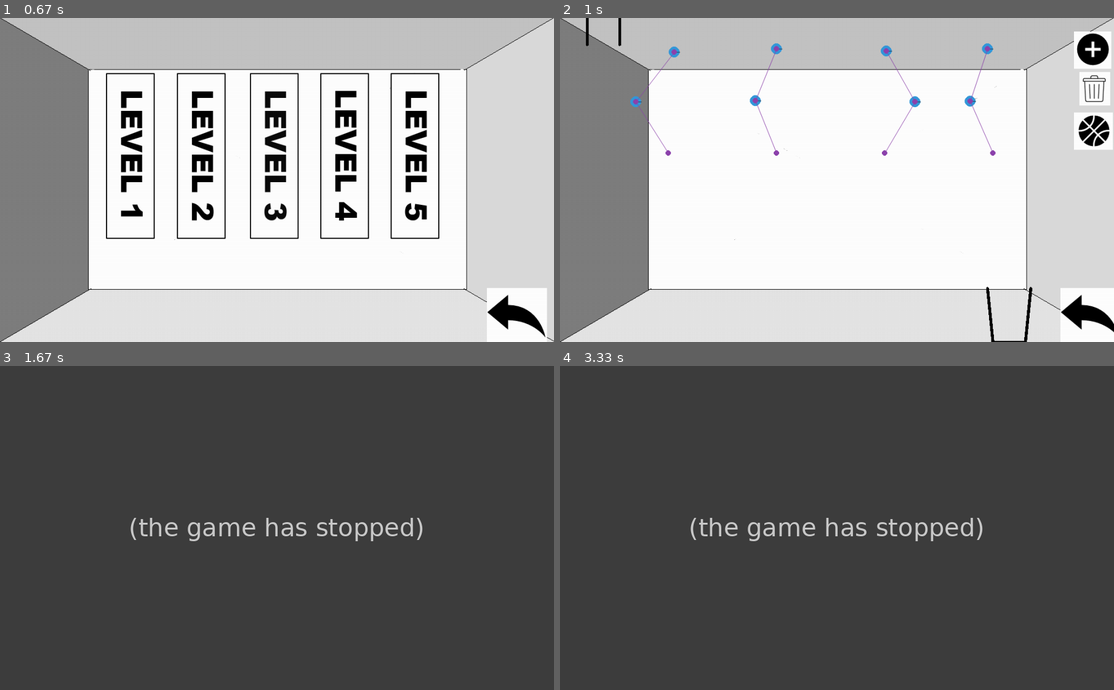
Above: before the commit, frames 1-4 (two rows, left to right).
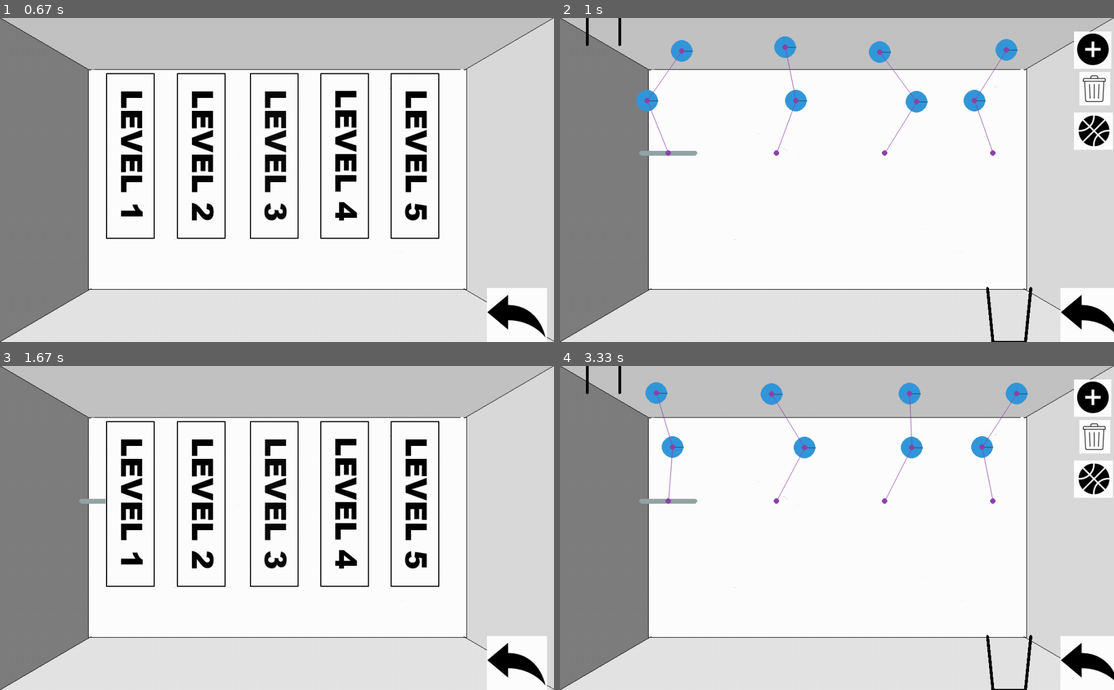
Above: after the commit, the same moments.

Repository: Okto3/pygame-project
Game: pygame game, started from pymunk tests.py
The game is run twice, just before and just after one commit, with the same random seed, the same clock (stepped at 60 frames per second) and the same inputs.
Inputs (mouse positions are in pixels of both pictures, inside the frame that each line leads up to):
- Up to frame 1 (0.67 s): press the mouse at (171, 261) at 0.37 s; move the mouse to (210, 176) at 0.47 s; release the mouse at (254, 92) at 0.6 s
- Up to frame 2 (1 s): click (892, 202) at 0.72 s
- Up to frame 3 (1.67 s): click (531, 489) at 1.05 s; press the mouse at (526, 664) at 1.37 s; move the mouse to (404, 537) at 1.47 s; release the mouse at (282, 411) at 1.6 s
- Up to frame 4 (3.33 s): click (975, 505) at 1.72 s; press the mouse at (1086, 664) at 2.03 s; move the mouse to (870, 631) at 2.13 s; release the mouse at (648, 599) at 2.27 s; press the mouse at (831, 505) at 2.37 s; move the mouse to (792, 563) at 2.47 s; release the mouse at (753, 621) at 2.6 s; click (1086, 664) at 2.72 s; press the mouse at (903, 502) at 3.2 s; move the mouse to (792, 502) at 3.3 s

Frame 1 is identical in both runs. In frame 2, 2.2% of the frame differs, in the area x 12-83%, y 5-43%; in frame 3, 99%; in frame 4, 100%, in the area x 0-100%, y 0-100%.
Error before the commit: AttributeError: 'Body' object has no attribute '_locked' (pymunk tests.py line 545); the game stopped at 1.37 s (later frames are placeholders)

Commit message:
pendulums but can be dragged

Diff:
--- a/pendulumTests.py
+++ b/pendulumTests.py
@@ -10,8 +10,8 @@
 
 
 b0 = space.static_body
-segment = pymunk.Segment(b0, (0, 600), (640, 600), 4)
-segment.elasticity = 1
+##segment = pymunk.Segment(b0, (0, 600), (640, 600), 4)
+#segment.elasticity = 1
 
 body = pymunk.Body(mass=1, moment=10)
 body.position = (100, 100)
@@ -24,7 +24,7 @@
 joint = pymunk.constraints.PinJoint(b0, body, (200, 200))
 joint2 = pymunk.constraints.PinJoint(body2,body)
 
-space.add(body, circle, segment, joint,body2,joint2,circle2)
+space.add(body, circle, joint,body2,joint2,circle2)
 
 
 
@@ -35,8 +35,7 @@
             running = False
 
         if event.type == pygame.KEYDOWN:
-            print('yes')
-            space.remove(body,circle,segment,joint,body2,joint2,circle2)
+            space.remove(body,circle,joint,body2,joint2,circle2)
 
     screen.fill((255,255,255))
     space.debug_draw(draw_options)
--- a/pymunk tests.py
+++ b/pymunk tests.py
@@ -31,12 +31,7 @@
         self.platformList = []
         self.spikesList = []
         self.walls = []
-        self.pendulum1Objects = []
-        self.pendulumLists = []
-        self.gears = []
-        self.pendulumBalls = []
-
-        self.pendulumStrings = []
+        self.pendulumObjects = []
 
 
 
@@ -124,13 +119,14 @@
                     self.level2Button.move_ip(325,100)
                     self.level3Button.move_ip(460,100)
                     self.level4Button.move_ip(590,100)
+                    self.level5Button.move_ip(720,100)
 
                     self.screen.blit(self.backImage, (900,500))
                     self.backButton = self.backImage.get_rect()
                     self.backButton.move_ip(900,500)
 
 
-                if self.gameState == 3 or self.gameState == 5 or self.gameState == 7 or self.gameState == 9:
+                if self.gameState == 3 or self.gameState == 5 or self.gameState == 7 or self.gameState == 9 or self.gameState == 11:
 
                     self.screen.blit(self.newPlatformImage, (950,25))
                     self.newPlatformButton = self.newPlatformImage.get_rect()
@@ -197,11 +193,11 @@
 
                 if self.gameState == 6:
                     if self.backButton.collidepoint(pygame.mouse.get_pos()):
-                            self.clearLevel()
-                            self.gameState = 1
-                            continue
-
-                if self.gameState == 3 or self.gameState == 5 or self.gameState == 7 or self.gameState == 9:
+                        self.clearLevel()
+                        self.gameState = 1
+                        continue
+
+                if self.gameState == 3 or self.gameState == 5 or self.gameState == 7 or self.gameState == 9 or self.gameState == 11:
                     if self.backButton.collidepoint(pygame.mouse.get_pos()):
                         self.clearLevel()
                         self.gameState = 1
@@ -221,7 +217,9 @@
                         nearestShape = self.space.point_query_nearest(event.pos, float("inf"), pymunk.ShapeFilter())
                         if nearestShape is not None:
                             shape = nearestShape.shape
-                            if shape is not None and isinstance(shape, pymunk.Segment) and shape not in self.binList and shape not in self.dropperList and shape not in self.spikesList and shape not in self.walls:
+                            #if shape is not None and isinstance(shape, pymunk.Segment) and shape not in self.binList and shape not in self.dropperList and shape not in self.spikesList and shape not in self.walls and shape not in self.pendulumObjects:
+                            if shape is not None and isinstance(shape, pymunk.Segment) and shape in self.platformList:
+
                                 self.active_shape = shape
                                 self.dragging = True
                                 self.mouseMotion(event)
@@ -247,6 +245,9 @@
                     if self.level4Button.collidepoint(pygame.mouse.get_pos()):
                         self.gameState = 9
                         self.setUpLevel4()
+                    if self.level5Button.collidepoint(pygame.mouse.get_pos()):
+                        self.gameState = 11
+                        self.setUpLevel5()
 
                     if self.backButton.collidepoint(pygame.mouse.get_pos()):
                         self.gameState = 0
@@ -335,41 +336,40 @@
 
     def setUpLevel4(self):
         self.setUpLevel1()
-        #stuff for double pendulum number 1 (over bin)
-        self.ball_1 = Ball(random.randint(750,850),150,self.space)
-        self.ball_2 = Ball(random.randint(750,850),50,self.space)
-
-        self.string1 = String(self.ball_1.body, (800, 250),self.space, "position")
-        self.string2 = String(self.ball_1.body, self.ball_2.body,self.space)
-
-        #stuff for double pendulm number 2 (in the left)
-        self.ball_3 = Ball(random.randint(350,450),150,self.space)
-        self.ball_4 = Ball(random.randint(350,450),50,self.space)
-
-        string3 = String(self.ball_3.body, (400, 250),self.space, "position")
-        string4 = String(self.ball_3.body, self.ball_4.body,self.space)
-
-        #stuff for double pendulm number 3 (in the midle top)
-        self.ball_5 = Ball(random.randint(550,650),150,self.space)
-        self.ball_6 = Ball(random.randint(550,650),50,self.space)
-
-        string5 = String(self.ball_5.body, (600, 250),self.space, "position")
-        string6 = String(self.ball_5.body, self.ball_6.body,self.space)
-
-        #stuff for double pendulum number 0 (soviet union)
-        self.ball_7 = Ball(random.randint(150,250),150,self.space)
-        self.ball_8 = Ball(random.randint(150,250),50,self.space)
-
-        string1 = String(self.ball_7.body, (200, 250),self.space, "position")
-        string2 = String(self.ball_7.body, self.ball_8.body,self.space)
-
-        self.pendulum3Objects = [self.ball_5,self.ball_6,string5,string6]
-
-        self.pendulumBalls = [self.ball_1, self.ball_2, self.ball_3, self.ball_4, self.ball_5, self.ball_6, self.ball_7, self.ball_8]
-        self.pendulumStrings = [self.string1, self.string2]
-        #self.pendulumLists = [self.pendulum3Objects]
-
-
+        self.pendulum(200, 250, random.randint(150, 250), 150, random.randint(150, 250), 50)
+        self.pendulum(400, 250, random.randint(350, 450), 150, random.randint(350, 450), 50)
+        self.pendulum(600, 250, random.randint(550, 650), 150, random.randint(550, 650), 50)
+        self.pendulum(800, 250, random.randint(750, 850), 150, random.randint(750, 850), 50)
+
+        attachment = pymunk.Segment(self.space.static_body,(150,250),(250,250),4)
+        self.space.add(attachment)
+
+    def setUpLevel5(self):
+        self.setUpLevel1()
+
+    def pendulum(self,OX,OY,m1X,m1Y,m2X,m2Y):
+        b0 = self.space.static_body
+        self.body = pymunk.Body(mass=1, moment=10)
+        self.body.position = (m1X, m1Y)
+        self.circle = pymunk.Circle(self.body, radius=20)
+
+        self.body2 = pymunk.Body(mass=1, moment=10)
+        self.body2.position = (m2X,m2Y)
+        self.circle2 = pymunk.Circle(self.body2, radius=20)
+
+        self.joint = pymunk.constraints.PinJoint(b0, self.body, (OX, OY))
+        self.joint2 = pymunk.constraints.PinJoint(self.body2,self.body)
+
+        self.space.add(self.body, self.circle, self.joint,self.body2,self.joint2,self.circle2)
+
+        self.pendulumObjects.append(self.body)
+        self.pendulumObjects.append(self.circle)
+        self.pendulumObjects.append(self.joint)
+        self.pendulumObjects.append(self.body2)
+        self.pendulumObjects.append(self.joint2)
+        self.pendulumObjects.append(self.circle2)
+
+        #self.pendulumObjects = [self.body, self.circle, self.joint,self.body2,self.joint2,self.circle2]
 
 
     def drawDroppers (self):
@@ -422,7 +422,6 @@
         self.active_shape.elasticity = .9
         self.active_shape.friction = 0.9
 
-
     def update_balls(self) -> None:
         for ball in self.balls:
             if ball.body.position.y > 700:
@@ -430,7 +429,6 @@
                 for ball in balls_to_remove:
                     #self.space.remove(ball, ball.body)
                     self.balls.remove(ball)
-
 
     def create_ball(self) -> None:
         mass = 10
@@ -446,8 +444,6 @@
         self.ballsToReset.append(self.circle)
         self.circle.collision_type = 1
 
-
-
     def caughtTheBall(self, space, arbiter, data):
         s1 = arbiter.shapes
         self.gameState = 4
@@ -478,9 +474,10 @@
             self.space.remove(line)
         for lines2 in self.dropperList:
             self.space.remove(lines2)
-        if self.walls:
+        if self.walls is not None:
             for wall in self.walls:
                 self.space.remove(wall)
+            self.walls.clear()
         if self.platformList:
             for platform in self.platformList:
                 self.space.remove(platform)
@@ -492,18 +489,12 @@
         if self.balls:
             for ball in self.balls:
                 self.space.remove(ball)
-
-        if self.pendulumBalls:
-            self.ball_1.removeballpendulum(self.space)
-            self.ball_2.removeballpendulum(self.space)
-            self.string1.removestringpendulum(self.space)
-            self.string2.removestringpendulum(self.space)
-            self.ball_1 = None
-            self.ball_2 = None
-            self.string1 = None
-            self.string2 = None
-            #for thing in self.pendulum3Objects:
-             #   self.space.remove(thing)
+            self.balls.clear()
+        if self.pendulumObjects:
+            for objects in self.pendulumObjects:
+                self.space.remove(objects)
+            self.pendulumObjects.clear()
+
 
     def clear_screen(self) -> None:
         background = pygame.image.load('background.png')
@@ -526,42 +517,6 @@
 
         mouse = pygame.mouse.get_pos()
 
-def convert_coordinates(point):
-    return int(point[0]), int(600-point[1])
-
-class Ball():
-    def __init__(self, x, y, space):
-        self.body = pymunk.Body()
-        self.body.position = x,y
-        self.shape = pymunk.Circle(self.body, 10)
-        self.shape.density = 1
-        self.shape.elasticity = 1
-        space.add(self.body, self.shape)
-
-    #def draw(self,screen):
-     #   pygame.draw.circle(screen, (255,0,0), convert_coordinates(self.body.position), 15)
-    def removeballpendulum(self,space):
-        #pymunk.Space.remove(self.shape)
-        pymunk.Space.remove(self.body)
-class String():
-    def __init__(self, body1, attachment, space, identifier="body"):
-        self.body1 = body1
-        if identifier == "body":
-            self.body2 = attachment
-        elif identifier == "position":
-            self.body2 = pymunk.Body(body_type=pymunk.Body.STATIC)
-            self.body2.position = attachment
-        self.joint = pymunk.PinJoint(self.body1, self.body2)
-        space.add(self.joint)
-    def draw(self,screen):
-        pos1 = convert_coordinates(self.body1.position)
-        pos2 = convert_coordinates(self.body2.position)
-        #pygame.draw.line(screen, (0,0,0), pos1, pos2, 5)
-    def removestringpendulum(self,space):
-        pymunk.Space.remove(self.body1,self.body2)
-
-
-
 if __name__ == "__main__":
     game = BouncingBalls()
     game.run()
